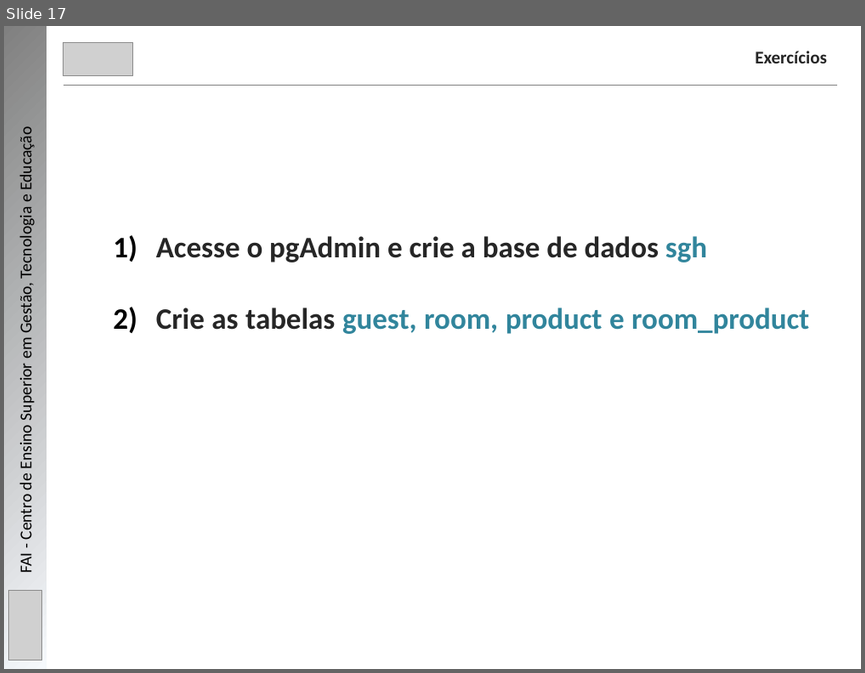
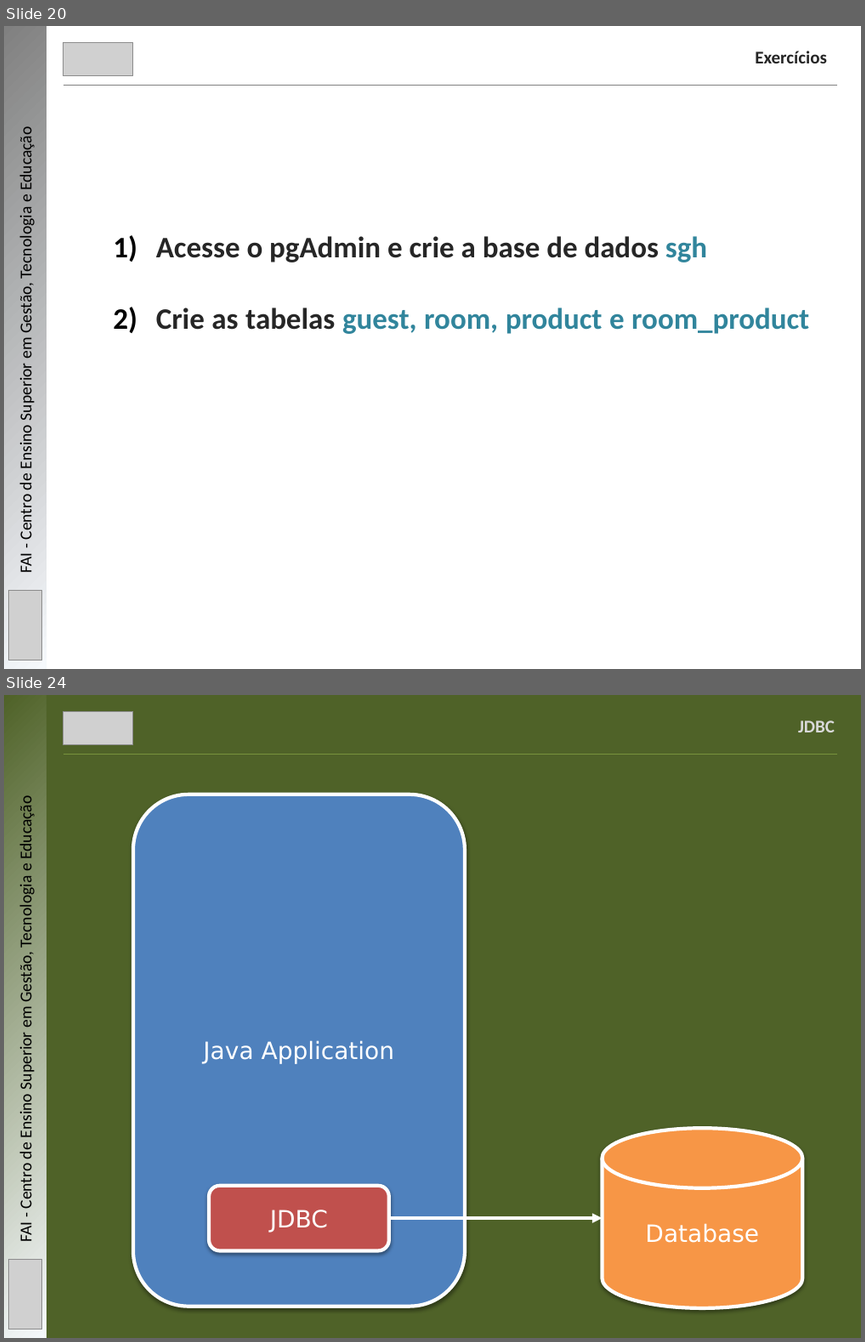
Before and after one commit to mbernardesp/lab-dev-software-sgh, a slide deck: slides/java-com-banco-de-dados.pptx. Shown one above the other, each under a label of ours: slide 17 before the commit, slides 20 and 24 after it; the slides between them are not shown. The pictures are 865x673 and 865x1342 pixels, drawn with LibreOffice and Linux fonts; fonts in the diff are those of the drawing; grey boxes stand for pictures. Boxes give left, top, right and bottom in pixels: in the first picture for what was removed or moved away, otherwise in the second. Text is boxed around its words. In the diff, an @@ line names an element or a change of style, - is before the commit and + after.

Commit message:
- Atualização do slide Java com banco de dados

```diff
--- a/slides/java-com-banco-de-dados.pptx
+++ b/slides/java-com-banco-de-dados.pptx
@@ slide 24 added at (4, 695, 861, 1338), background #4F6228 @@
@@ rectangle added at (4, 695, 46, 1338), fill gradient #F6F9FC to #4F6228 @@
@@ picture added at (64, 711, 133, 744) @@
@@ text added at (798, 721, 834, 732), 15 pt, text #D9D9D9, bold @@
+JDBC
@@ line added from (64, 755) to (837, 755), #4F6228 0.75 pt @@
@@ rounded rectangle added at (133, 794, 465, 1306), fill #4F81BD, outline #FFFFFF 3 pt, 20 pt, text #FFFFFF @@
+Java Application
@@ text added at (16, 801, 36, 1241), 14 pt, text #000000 @@
+FAI - Centro de Ensino Superior em Gestão, Tecnologia e Educação
@@ cylinder added at (602, 1128, 802, 1308), fill #F79646, outline #FFFFFF 3 pt, 20 pt, text #FFFFFF @@
+Database
@@ rounded rectangle added at (209, 1185, 389, 1250), fill #C0504D, outline #FFFFFF 3 pt, 20 pt, text #FFFFFF @@
+JDBC
@@ arrow added from (389, 1218) to (602, 1218), #FFFFFF 2.75 pt @@
@@ picture added at (9, 1259, 42, 1329) @@
@@ what was slide 17 is now slide 20 @@
```
Also in this commit, not shown: 9 slides changed, 7 other slides added, 2 other files.
